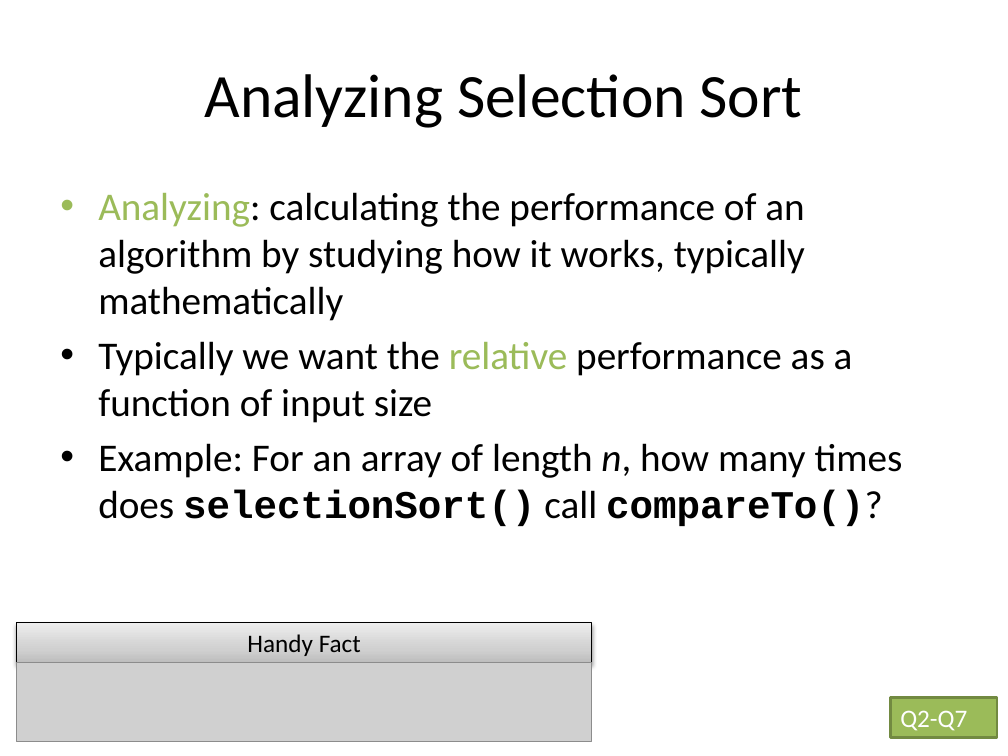
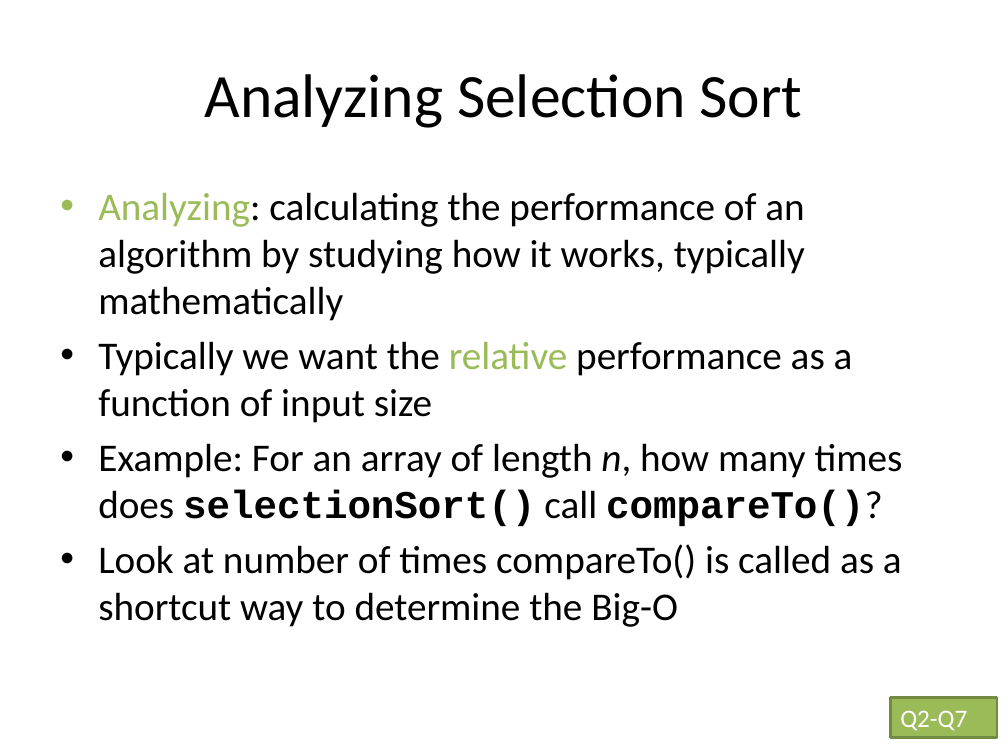
Before and after one commit to RHIT-CSSE/csse220, a slide deck: slide 10 of ClassMaterials/Sorting/Slides/SortingAndSearching.pptx (slide 9 before the commit). Drawn at 1008x756 pixels with LibreOffice and Linux fonts; fonts in the diff are those of the drawing; grey boxes stand for pictures. Boxes give left, top, right and bottom in pixels: in the first picture for what was removed or moved away, otherwise in the second. Text is boxed around its words. In the diff, an @@ line names an element or a change of style, - is before the commit and + after.

```diff
--- a/ClassMaterials/Sorting/Slides/SortingAndSearching.pptx
+++ b/ClassMaterials/Sorting/Slides/SortingAndSearching.pptx
@@ text at [98, 544, 902, 627]: paragraph added @@
+• Look at number of times compareTo() is called as a shortcut way to determine the Big-O
@@ rectangle removed at [17, 623, 592, 663] @@
-Handy Fact
@@ picture removed at [17, 662, 592, 741] @@
```
Also in this commit, not shown: 9 other slides changed, 5 slides added, 2 slides removed.
